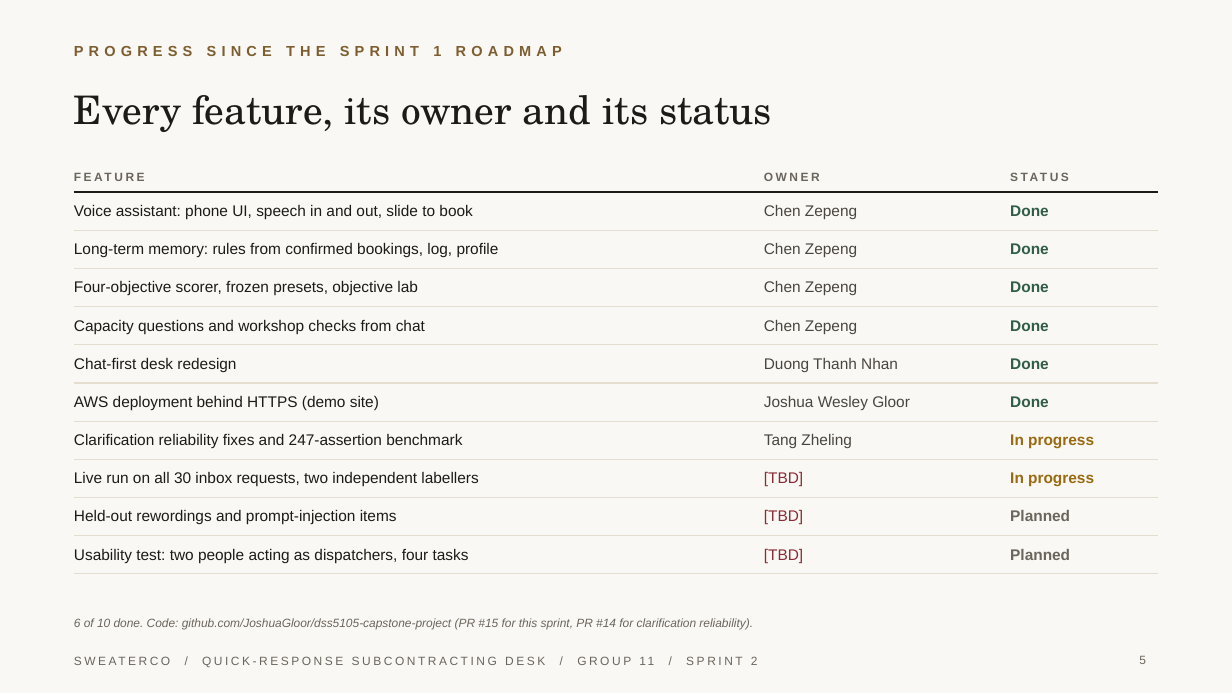
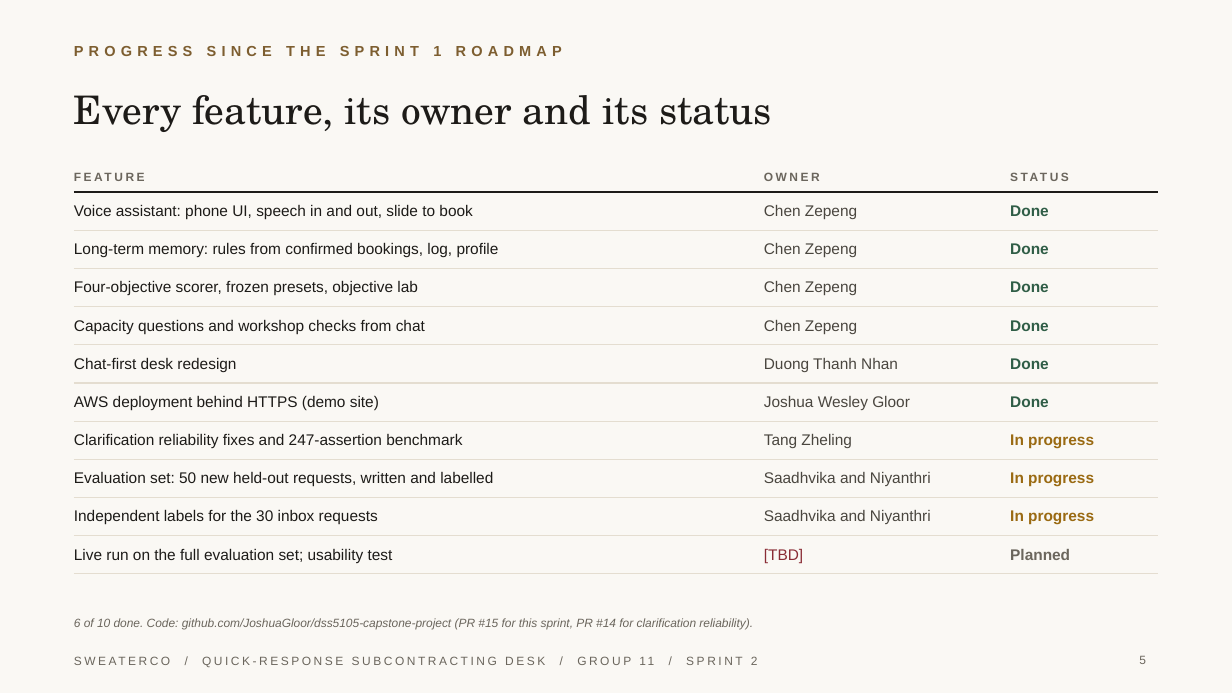
Before and after one commit to JoshuaGloor/dss5105-capstone-project, a slide deck: slide 5 of docs/slides/Presentation_Group11_Sprint2.pptx. Drawn at 1232x693 pixels with LibreOffice and Linux fonts; fonts in the diff are those of the drawing. Boxes give left, top, right and bottom in pixels: in the first picture for what was removed or moved away, otherwise in the second. Text is boxed around its words. In the diff, an @@ line names an element or a change of style, - is before the commit and + after.

Commit message:
Name the evaluation-set owners and speakers; mark Ruby absent

```diff
--- a/docs/slides/Presentation_Group11_Sprint2.pptx
+++ b/docs/slides/Presentation_Group11_Sprint2.pptx
@@ table at [74, 163, 1158, 567] @@
-row 9, column 1: Live run on all 30 inbox requests, two independent labellers
+row 9, column 1: Evaluation set: 50 new held-out requests, written and labelled
-row 9, column 2: [TBD]
+row 9, column 2: Saadhvika and Niyanthri
-row 10: Held-out rewordings and prompt-injection items | [TBD] | Planned
+row 10: Independent labels for the 30 inbox requests | Saadhvika and Niyanthri | In progress
-row 11, column 1: Usability test: two people acting as dispatchers, four tasks
+row 11, column 1: Live run on the full evaluation set; usability test
```
Also in this commit, not shown: 2 other slides changed, 3 other files.
